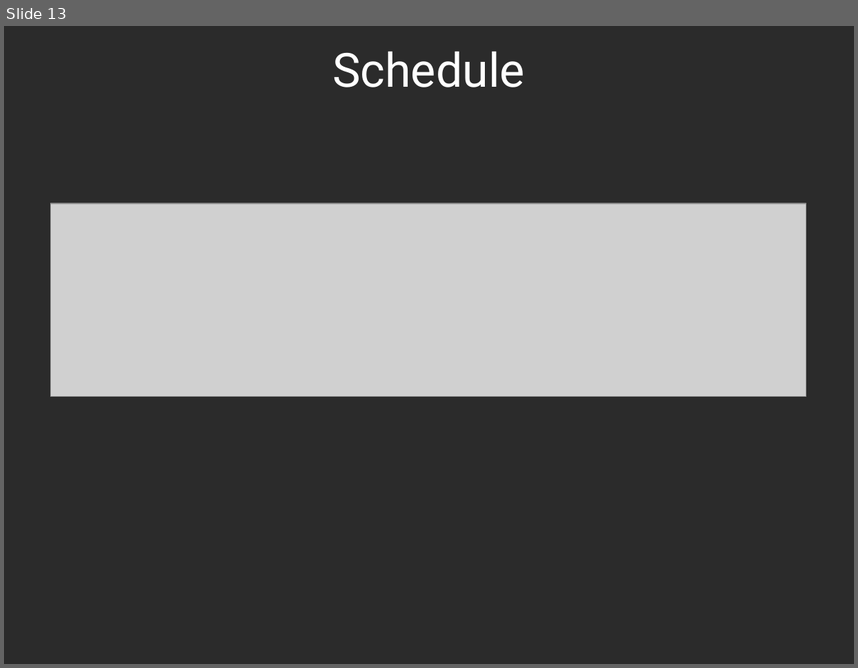
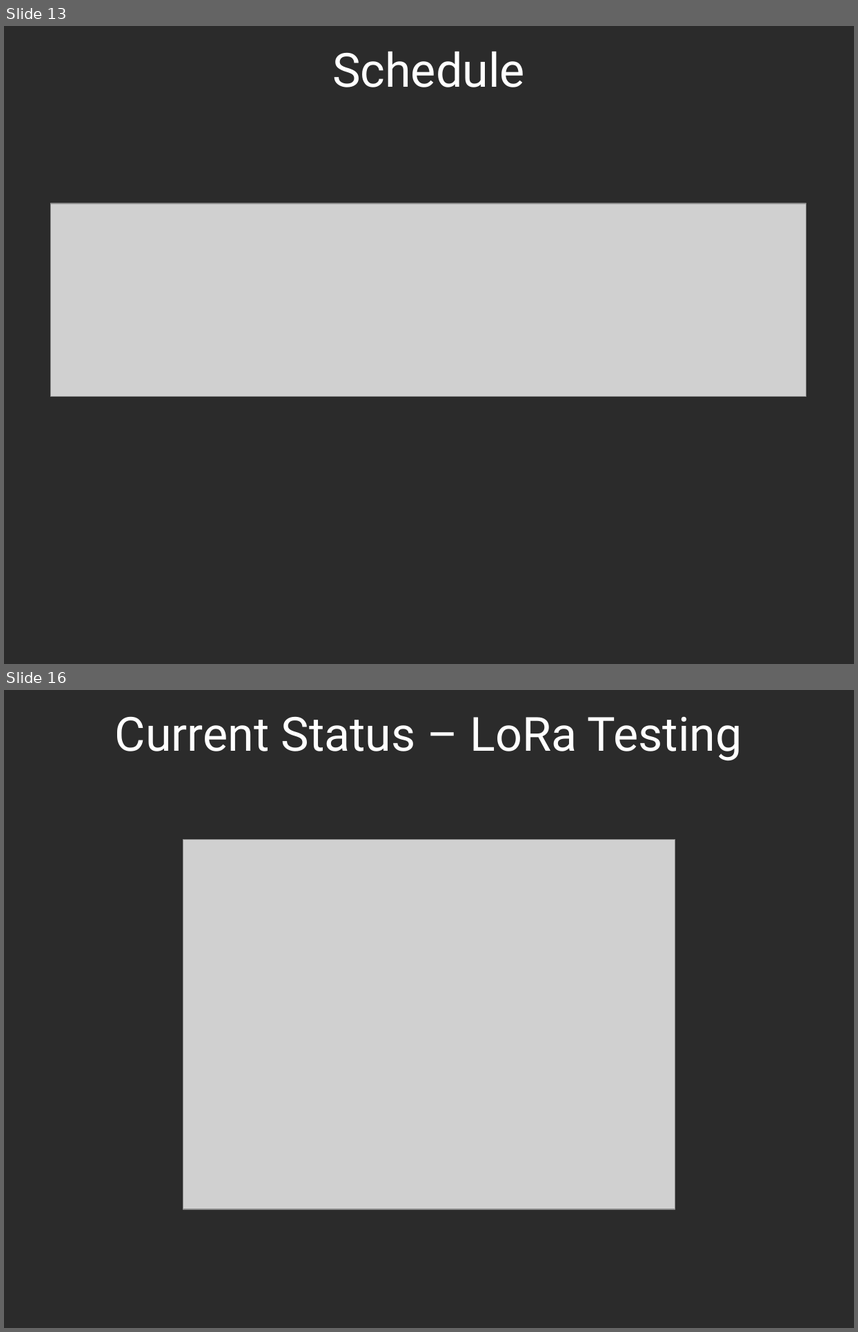
Before and after one commit to Jaxal83/parkingSensor, a slide deck: PDR.odp. Shown one above the other, each under a label of ours: slide 13 before the commit, slides 13 and 16 after it; the slides between them are not shown. The pictures are 858x668 and 858x1332 pixels, drawn with LibreOffice and Linux fonts; fonts in the diff are those of the drawing; grey boxes stand for pictures; background and template pictures are left out; a plain dark background stands for a picture behind light text. Boxes give left, top, right and bottom in pixels: in the first picture for what was removed or moved away, otherwise in the second. Text is boxed around its words. In the diff, an @@ line names an element or a change of style, - is before the commit and + after.

Commit message:
Add files via upload
Added LoRa testing slides

```diff
--- a/PDR.odp
+++ b/PDR.odp
@@ slide 16 added at bbox=[4, 690, 854, 1328], background picture (left out) @@
@@ title added at bbox=[115, 716, 742, 761], 44 pt, text #FFFFFF @@
+Current Status – LoRa Testing
@@ picture added at bbox=[183, 839, 675, 1209] @@
```
Also in this commit, not shown: 8 slides changed, 6 other slides added, 1 slide removed.
